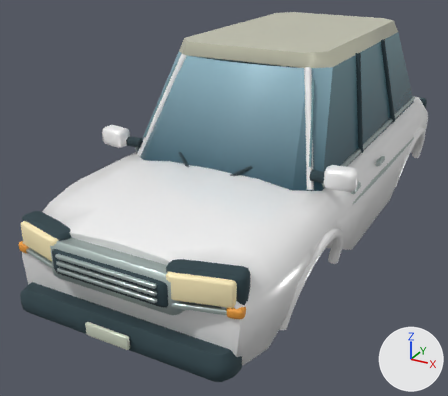
Renders of the glTF model assets/models/vehicles/orion.glb from each side of a commit.
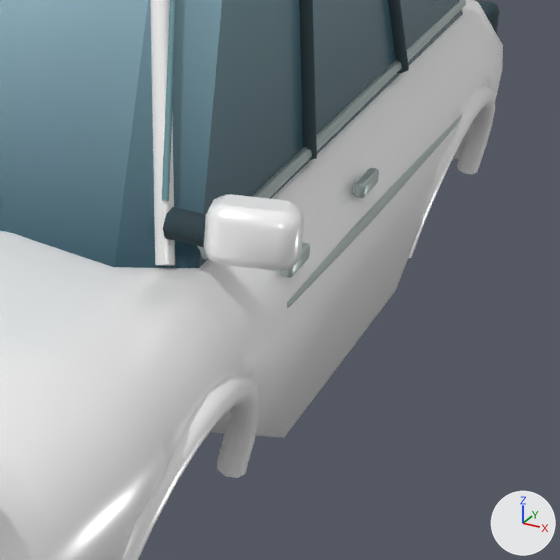
Each version appears first whole from a camera (50 mm lens) standing at (1.92, -4.37, 2.46) and looking at (-0.26, -0.42, 0.48), and next in a close-up on the part from 56% to 100% of the width and 25% to 74% of the height. The axes (+X, +Y, +Z) are drawn at lower right. The lights are the same throughout. The last two pictures show the newer version. Vertices at exactly the same position are counted once.

Names of what the first close-up shows: 'Chassis'.
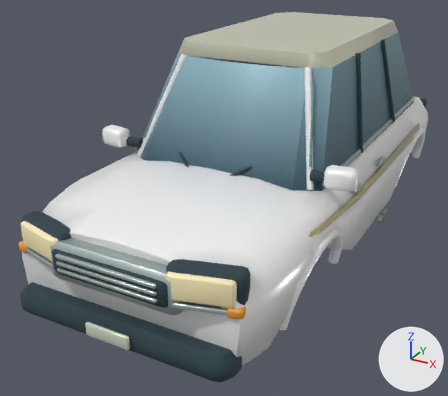
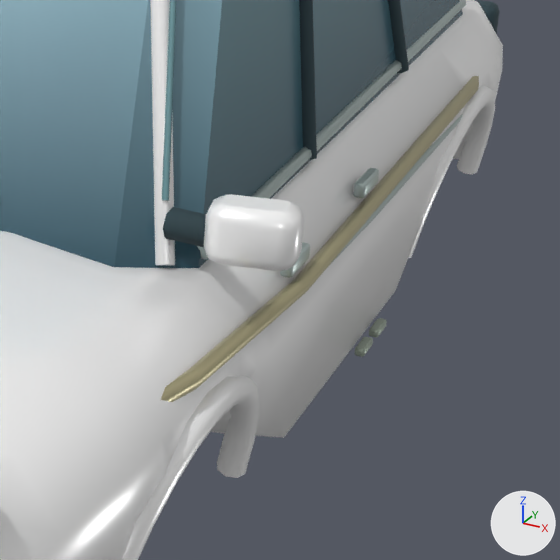
What differs and where, as boxes [x1, y1, x2, y2] in the close-ups (560 x 560 px):
part 1 of me_chassis, added: after [369, 318, 387, 337]
part 2 of me_chassis, added: after [354, 337, 373, 357]
part 3 of me_chassis, added: after [161, 76, 479, 402]
part 4 of me_chassis, edited (looks the same): [0, 0, 495, 560] in both

The change, as a list of edits to the scene's bpy script:
```text
Change me_chassis:
    used by ob_chassis; location = (0.0, 0.0, 0.0)
    remove me_chassis.from_pydata(...)  # 2817 vertices, 5430 faces; spans x -0.95..0.95, y -2.22..2.2, z 0.29..1.71
    add me_chassis.from_pydata(...)  # 3175 vertices, 6122 faces; spans x -0.95..0.95, y -2.22..2.2, z 0.29..1.71
    me_chassis part 1: the loose piece of 72 vertices spanning x 0.82..0.85, y -0.07..0.07, z 0.83..0.87 is copied, and the copy is scaled about its middle by (0.96, 0.646, 0.555), then moved by (0.02, 0.24, -0.51); it spans x 0.84..0.87, y 0.19..0.29, z 0.33..0.35
    me_chassis part 2: the loose piece of 72 vertices spanning x 0.82..0.85, y -0.07..0.07, z 0.83..0.87 is copied, and the copy is scaled about its middle by (0.96, 0.646, 0.555), then moved by (0.02, 0.1, -0.51); it spans x 0.84..0.87, y 0.05..0.15, z 0.33..0.35
    me_chassis part 3: a new loose piece of 35 vertices spanning x 0.69..0.88, y -1.76..1.74, z 0.73..0.84, in mat_metal
    me_chassis part 4: 2413 kept faces spanning x -0.95..0.94, y -2.22..2.2, z 0.32..1.71 get new vertex colours
    other edits to the shape of me_chassis do not show in these pictures
```
